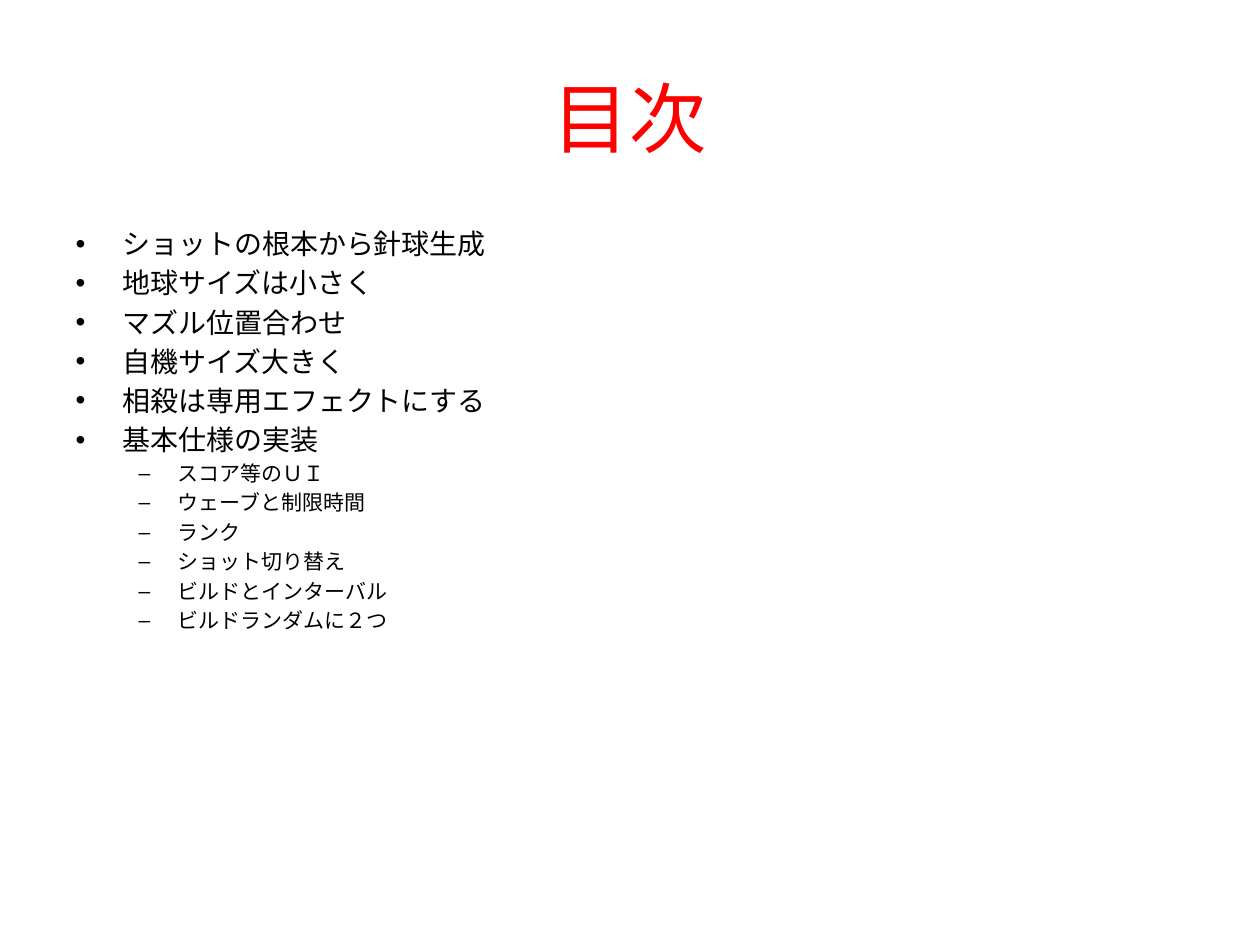
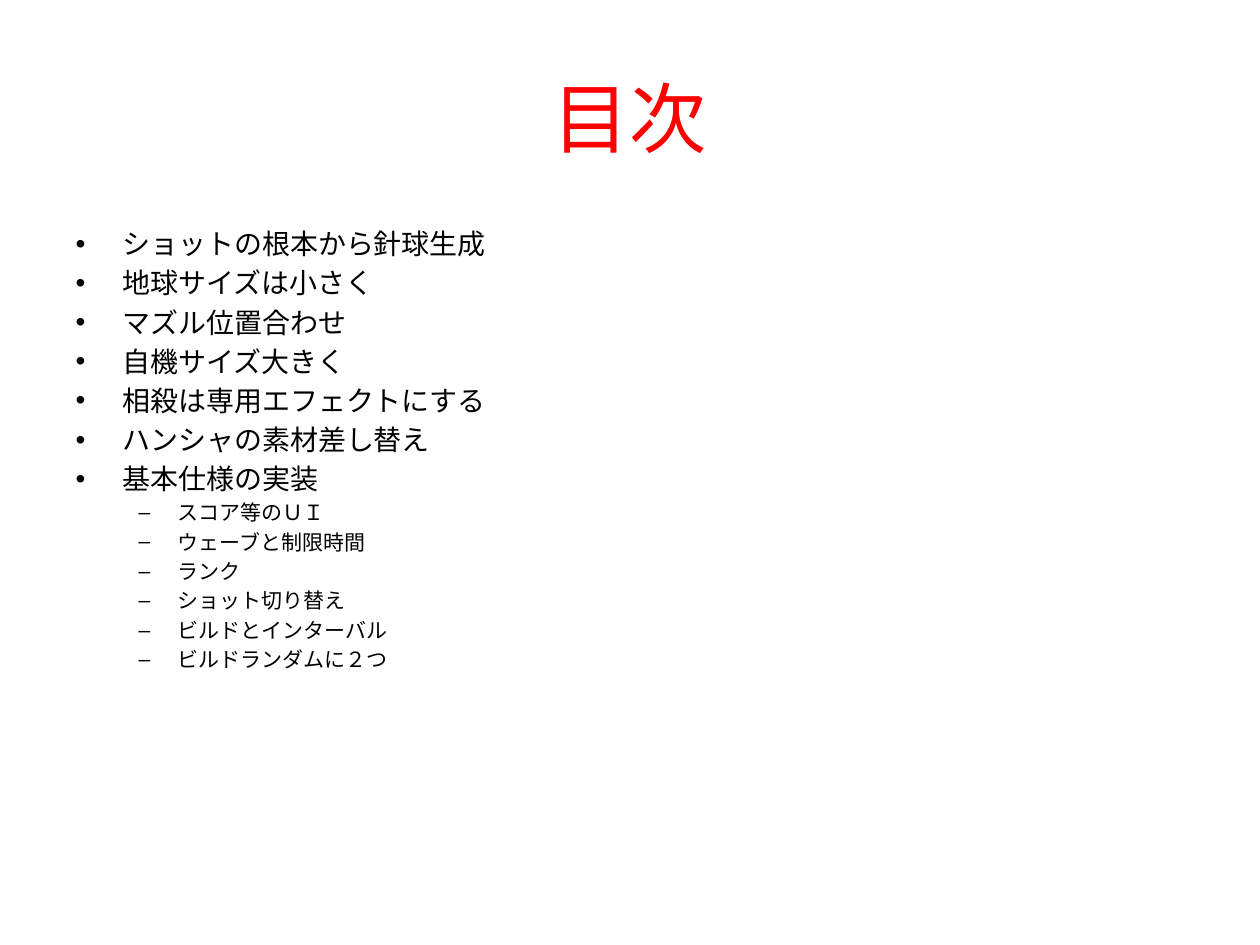
Before and after one commit to flash-kudo/shooting-01, a slide deck: slide 2 of project/資料/スマホ最適化縦STG_修正要望.pptx. Drawn at 1260x945 pixels with LibreOffice and Linux fonts; fonts in the diff are those of the drawing. Boxes give left, top, right and bottom in pixels: in the first picture for what was removed or moved away, otherwise in the second. Text is boxed around its words. In the diff, an @@ line names an element or a change of style, - is before the commit and + after.

Commit message:
ハンシャの正しい素材差し替え要望追記

```diff
--- a/project/資料/スマホ最適化縦STG_修正要望.pptx
+++ b/project/資料/スマホ最適化縦STG_修正要望.pptx
@@ text at box(123, 426, 430, 453): paragraph added @@
+• ハンシャの素材差し替え
```
Also in this commit, not shown: 1 slide added.
